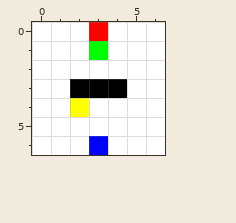
A pixel-art file gets an edit: Art/totorial.aseprite. The first picture shows the starting point.
7x7 pixels, 1 frame.
Once edited:
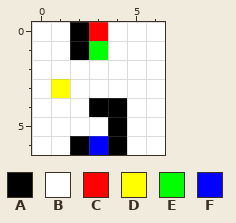
Palette (. is transparent): A #000000  B #ffffff  C #ff0000  D #ffff00  E #00ff00  F #0000ff
Diff:
y 0..1: x 2 B -> A
y 3: x 1..4 BAAA -> DBBB
y 4: x 2..4 DBB -> BAA
y 5: x 4 B -> A
y 6: x 2 B -> A; x 4 B -> A
Pixel boxes of the changes (left, top, right, bottom) in both pictures:
changed: (51, 22, 127, 155)
